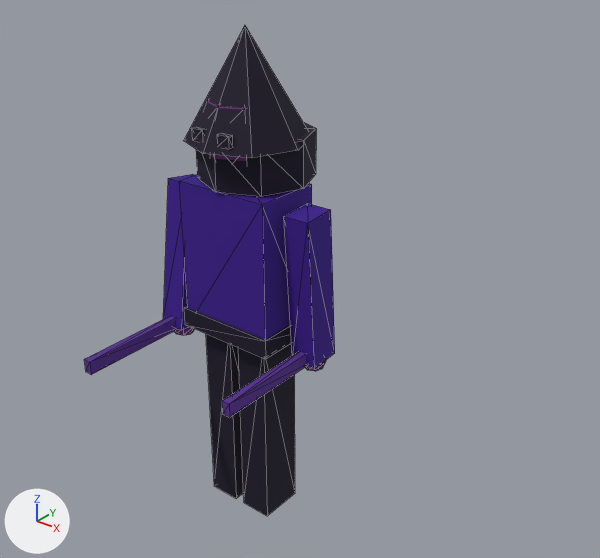
The glTF model server/docs/blockouts/SM_Champion_9015_Vex.glb, before and after one commit.
The view is the same before and after, from a camera (50 mm lens) standing at (1.6, -1.74, 1.98) and looking at (0.08, 0.15, 0.8). Lighting does not change. The marker at lower left points along +X, +Y and +Z. The older version comes first. Mesh edges are drawn as thin lines. Vertices at exactly the same position are counted once.

In view in the first picture: 'SM_Champion_9015_Vex'.
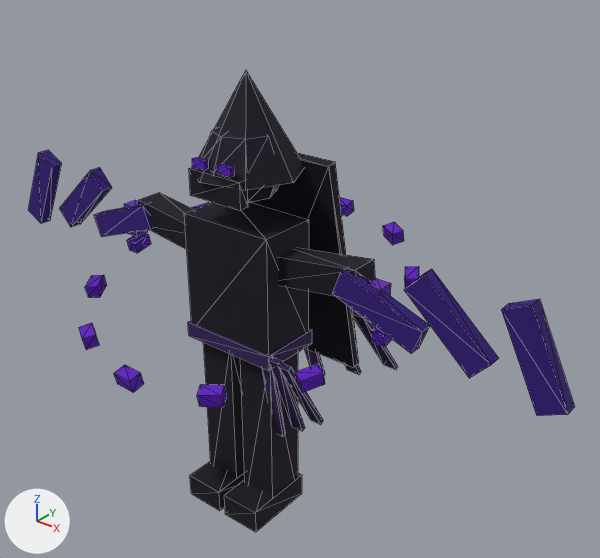
Edits to the bpy script that builds the scene:
```text
Change me_sm_champion_9015_vex:
    used by ob_sm_champion_9015_vex; location = (0.0, 0.0, 0.0)
    remove me_sm_champion_9015_vex.from_pydata(...)  # 193 vertices, 312 faces; spans x -0.28..0.28, y -0.47..0.23, z 0.0..1.61
    add me_sm_champion_9015_vex.from_pydata(...)  # 346 vertices, 518 faces; spans x -1.07..1.07, y -0.52..0.7, z 0.0..1.48
    me_sm_champion_9015_vex part 1: a new loose piece, a box spanning x -0.14..-0.02, y -0.07..0.07, z 0.0..0.63, in mat_m_blockout
    me_sm_champion_9015_vex part 2: a new loose piece, a box spanning x -0.153..-0.012, y -0.165..0.082, z 0.008..0.091, in mat_m_blockout
    me_sm_champion_9015_vex part 3: a new loose piece, a box spanning x 0.02..0.14, y -0.07..0.07, z 0.0..0.63, in mat_m_blockout
    me_sm_champion_9015_vex part 4: a new loose piece, a box spanning x 0.012..0.153, y -0.165..0.082, z 0.008..0.091, in mat_m_blockout
    me_sm_champion_9015_vex part 5: a new loose piece, a box spanning x -0.16..0.16, y -0.1..0.1, z 0.63..1.05, in mat_m_blockout
    me_sm_champion_9015_vex part 6: a new loose piece, a box spanning x -0.173..0.173, y -0.107..0.107, z 0.618..0.668, in mat_m_blockout
    me_sm_champion_9015_vex part 7: the loose piece of 33 vertices spanning x -0.14..0.14, y -0.14..0.14, z 1.16..1.45 is scaled about its middle by 0.924, then moved by (0.0, 0.0, -0.08)
    me_sm_champion_9015_vex part 8: a new loose piece, a 7-sided cone pointing to +z spanning x -0.16..0.17, y -0.15..0.19, z 1.19..1.48, in mat_m_blockout
    me_sm_champion_9015_vex part 9: a new loose piece, a box spanning x -0.099..0.099, y -0.132..-0.099, z 1.13..1.212, in mat_m_blockout
    me_sm_champion_9015_vex part 10: the loose piece of 8 vertices spanning x -0.07..-0.03, y -0.14..-0.12, z 1.3..1.34 is moved by (0.0, 0.0, -0.08)
    me_sm_champion_9015_vex part 11: the loose piece of 8 vertices spanning x 0.03..0.07, y -0.14..-0.12, z 1.3..1.34 is moved by (0.0, 0.0, -0.08)
    me_sm_champion_9015_vex part 12: a new loose piece, a box spanning x -0.519..-0.47, y -0.041..0.008, z 0.87..0.977, in mat_m_blockout
    me_sm_champion_9015_vex part 13: a new loose piece, a box spanning x 0.47..0.519, y -0.041..0.008, z 0.87..0.977, in mat_m_blockout
    me_sm_champion_9015_vex part 14: the loose piece of 8 vertices spanning x -0.17..0.17, y -0.12..0.12, z 0.66..0.73 is scaled about its middle by (-0.192, -0.168, 0.646), then moved by (0.0, -0.5, 0.02)
    me_sm_champion_9015_vex part 15: the loose piece of 8 vertices spanning x -0.16..0.16, y -0.11..0.11, z 0.66..1.16 is scaled about its middle by (0.201, 0.181, 0.0822), then moved by (0.0, 0.5, 0.02)
    me_sm_champion_9015_vex part 16: 8 loose pieces with 112 vertices, spanning x -0.28..0.28, y -0.47..0.23, z 0.0..1.61, are deleted
    me_sm_champion_9015_vex part 17: 16 vertices removed from x 0.02..0.25, y -0.36..0.08, z 0.0..0.67; 200 vertices added at x -1.07..1.07, y -0.47..0.7, z 0.18..1.22
```

Location of each change, (x1, y1, x2, y2) in pixels of the pictures (600 x 558 px; the box of a moved part takes in the faces that stretch with it):
'SM_Champion_9015_Vex', reshaped (117% wider)
    before: (84, 26, 335, 516)
    after: (28, 70, 575, 532)
part 1 of me_sm_champion_9015_vex, added
    after: (203, 342, 244, 477)
part 2 of me_sm_champion_9015_vex, added
    after: (190, 462, 245, 511)
part 3 of me_sm_champion_9015_vex, added
    after: (240, 353, 298, 497)
part 4 of me_sm_champion_9015_vex, added
    after: (224, 473, 302, 532)
part 5 of me_sm_champion_9015_vex, added
    after: (184, 202, 309, 355)
part 6 of me_sm_champion_9015_vex, added (purple)
    after: (188, 321, 312, 371)
part 7 of me_sm_champion_9015_vex, moved or reshaped (mostly hidden before)
    before: (207, 100, 248, 161)
    after: (201, 128, 279, 203)
part 8 of me_sm_champion_9015_vex, added
    after: (198, 70, 304, 190)
part 9 of me_sm_champion_9015_vex, added
    after: (189, 167, 248, 210)
part 10 of me_sm_champion_9015_vex, moved or reshaped
    before: (192, 127, 205, 141)
    after: (192, 157, 209, 170)
part 11 of me_sm_champion_9015_vex, moved or reshaped
    before: (217, 133, 233, 149)
    after: (217, 164, 235, 177)
part 12 of me_sm_champion_9015_vex, added
    after: (124, 200, 148, 237)
part 13 of me_sm_champion_9015_vex, added
    after: (365, 279, 391, 320)
part 14 of me_sm_champion_9015_vex, moved or reshaped
    before: (184, 306, 291, 359)
    after: (114, 365, 144, 392)
part 15 of me_sm_champion_9015_vex, moved or reshaped
    before: (179, 174, 312, 339)
    after: (339, 197, 354, 216)
part 16 of me_sm_champion_9015_vex, deleted
    before: (84, 26, 335, 499)
part 17 of me_sm_champion_9015_vex, built on
    before: (222, 344, 306, 516)
    after: (28, 150, 575, 437)
